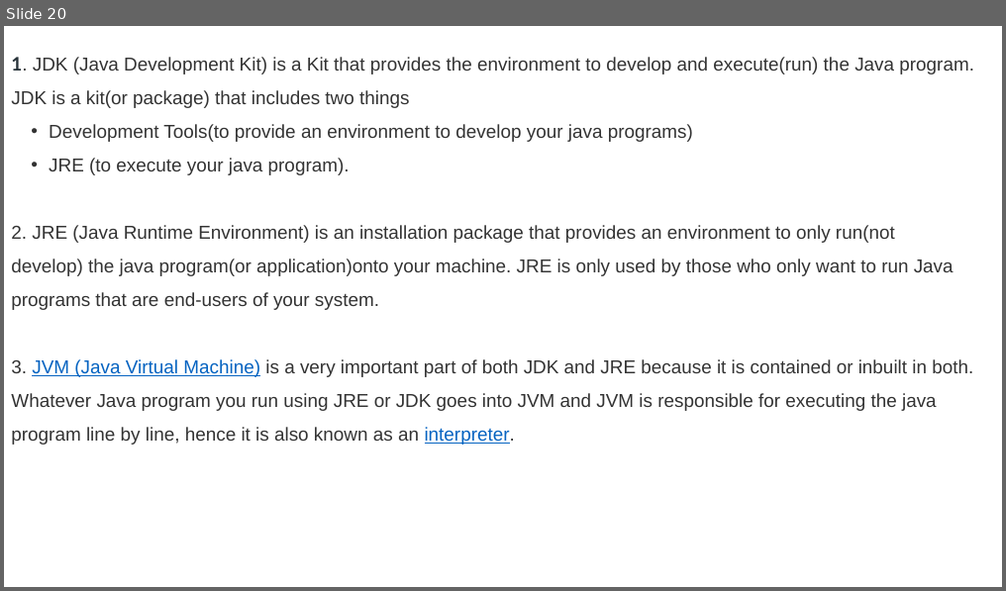
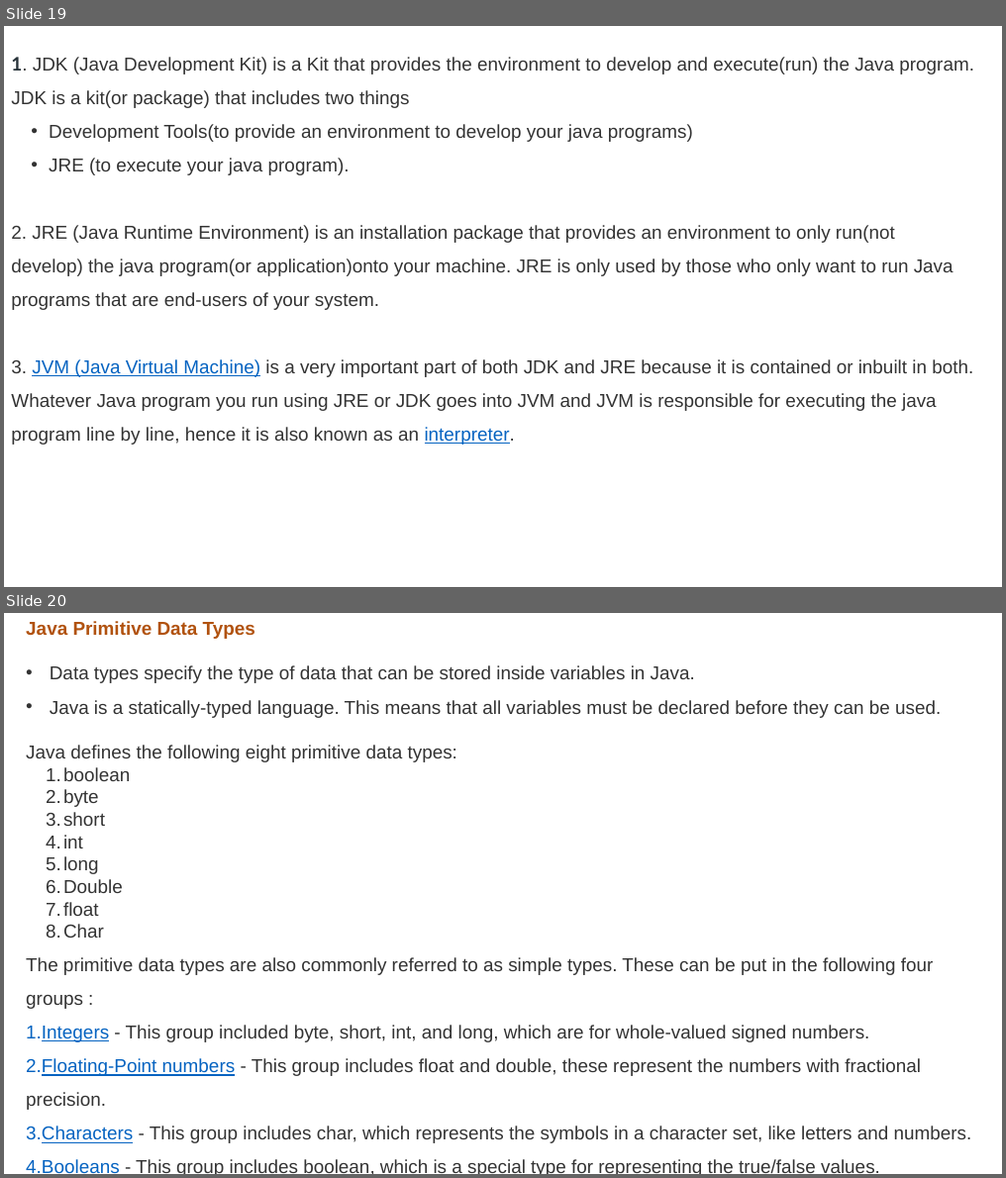
Before and after one commit to 220601650cdac/Concepts-of-Programming, a slide deck: Java.pptx. Shown one above the other, each under a label of ours: slide 20 before the commit, slides 19 and 20 after it. The pictures are 1006x591 and 1006x1178 pixels, drawn with LibreOffice and Linux fonts; fonts in the diff are those of the drawing. Boxes give left, top, right and bottom in pixels: in the first picture for what was removed or moved away, otherwise in the second. Text is boxed around its words. In the diff, an @@ line names an element or a change of style, - is before the commit and + after.

```diff
--- a/Java.pptx
+++ b/Java.pptx
@@ slide 20 added at [4,613,1002,1174], background #FFFFFF @@
@@ text added at [26,621,972,1174], 18 pt, text #333333 @@
+Java Primitive Data Types
+• Data types specify the type of data that can be stored inside variables in Java.
+• Java is a statically-typed language. This means that all variables must be declared before they can be used.
+Java defines the following eight primitive data types:
+  1. boolean
+  2. byte
+  3. short
+  4. int
+  5. long
+  6. Double
+  7. float
+  8. Char
+The primitive data types are also commonly referred to as simple types. These can be put in the following four groups :
+1. Integers - This group included byte, short, int, and long, which are for whole-valued signed numbers.
+2. Floating-Point numbers - This group includes float and double, these represent the numbers with fractional precision.
+3. Characters - This group includes char, which represents the symbols in a character set, like letters and numbers.
+4. Booleans - This group includes boolean, which is a special type for representing the true/false values.
@@ what was slide 20 is now slide 19 @@
```
Also in this commit, not shown: 12 slides changed, 27 other slides added, 1 other file.
